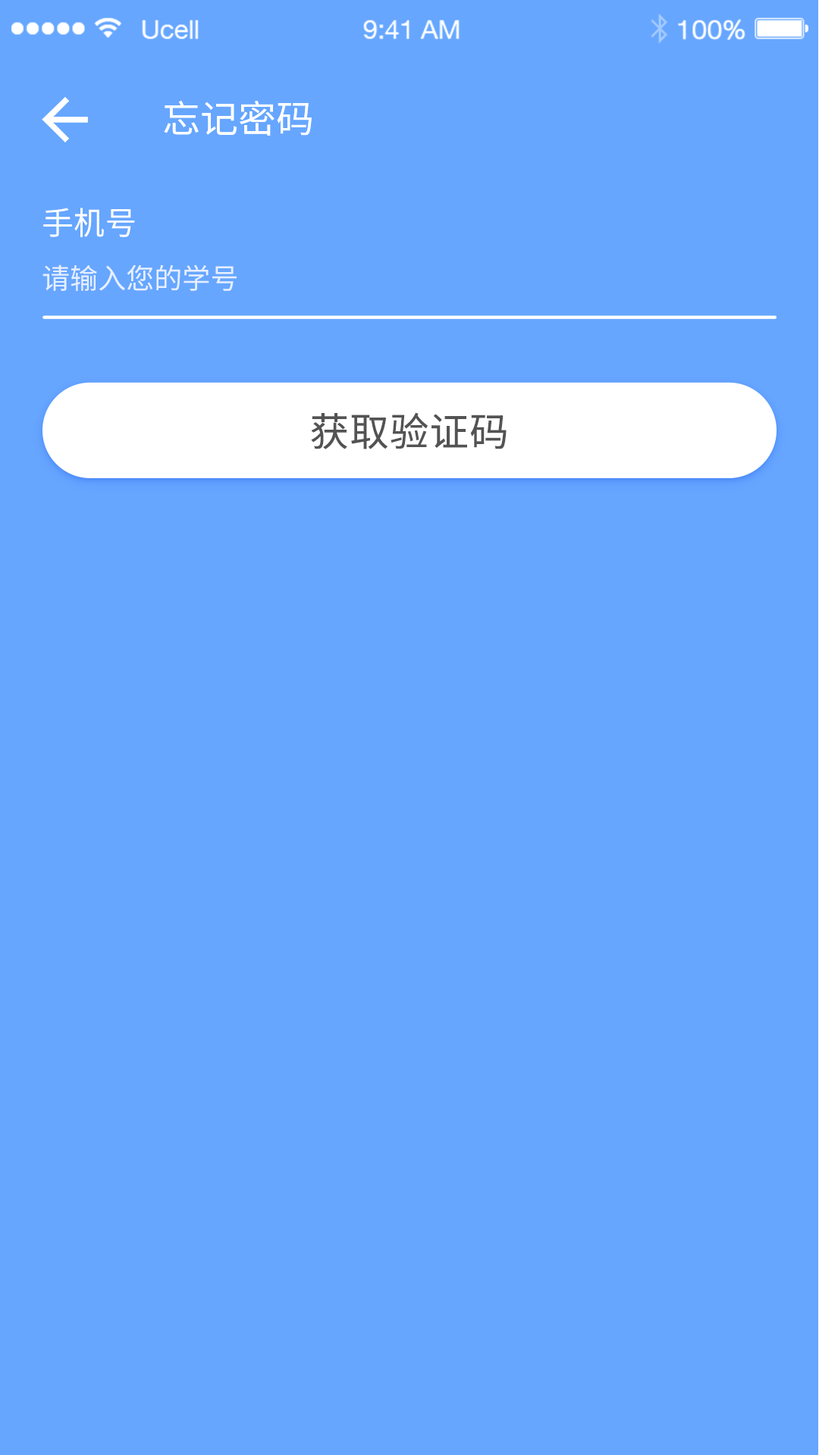
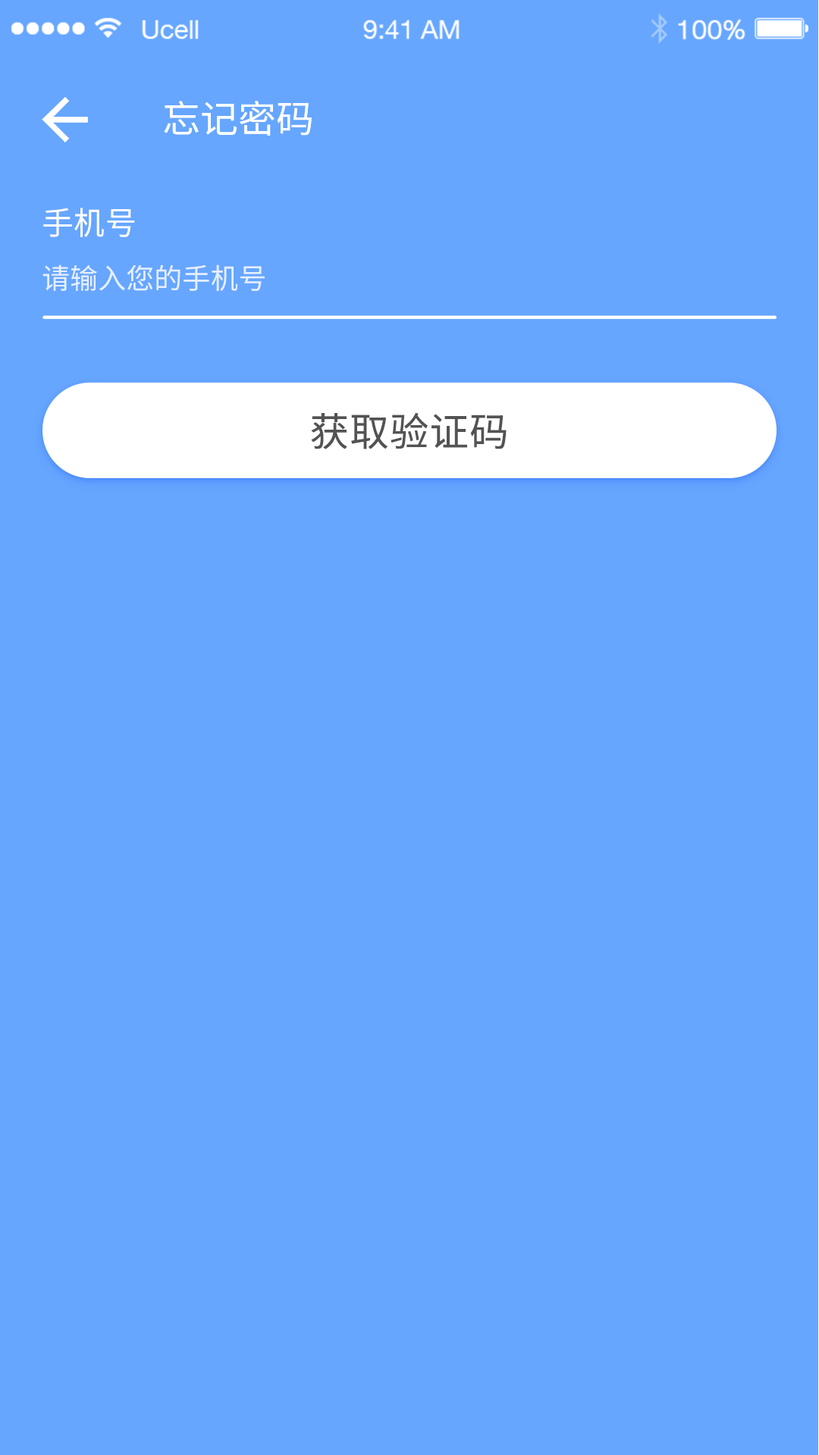
Before/after of a 819 × 1455 layered artwork. What changed in the layer stack:
renamed "请输入您的学号" to "请输入您的手机号", painted on it over [183, 264, 265, 292]
